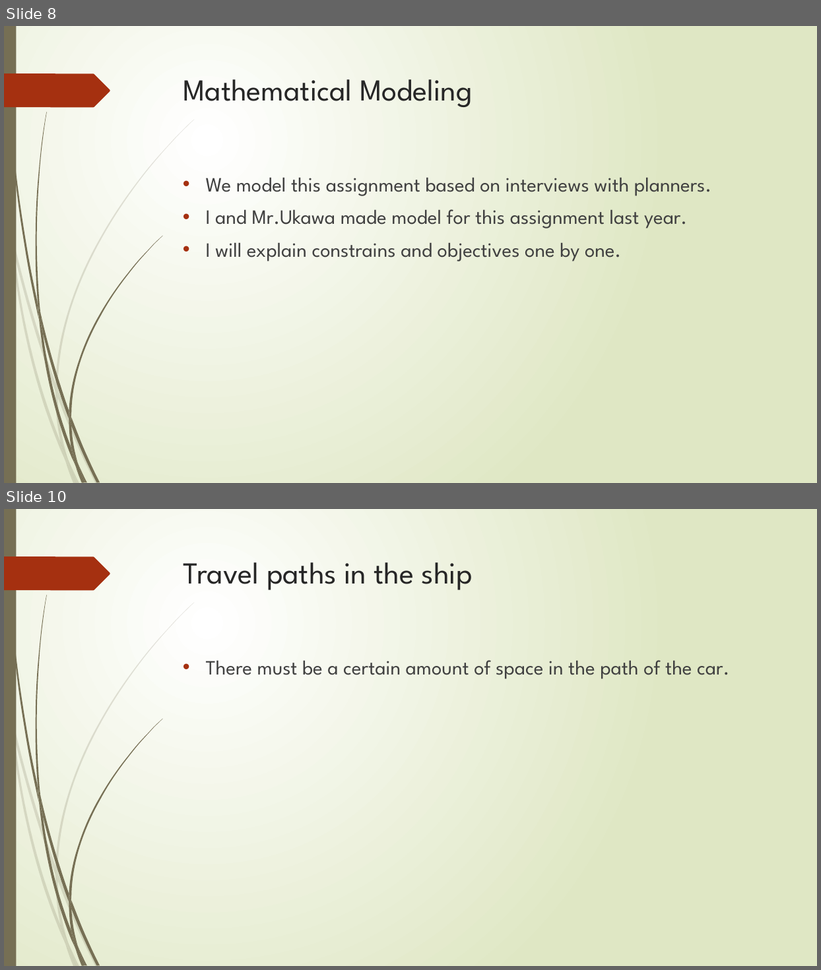
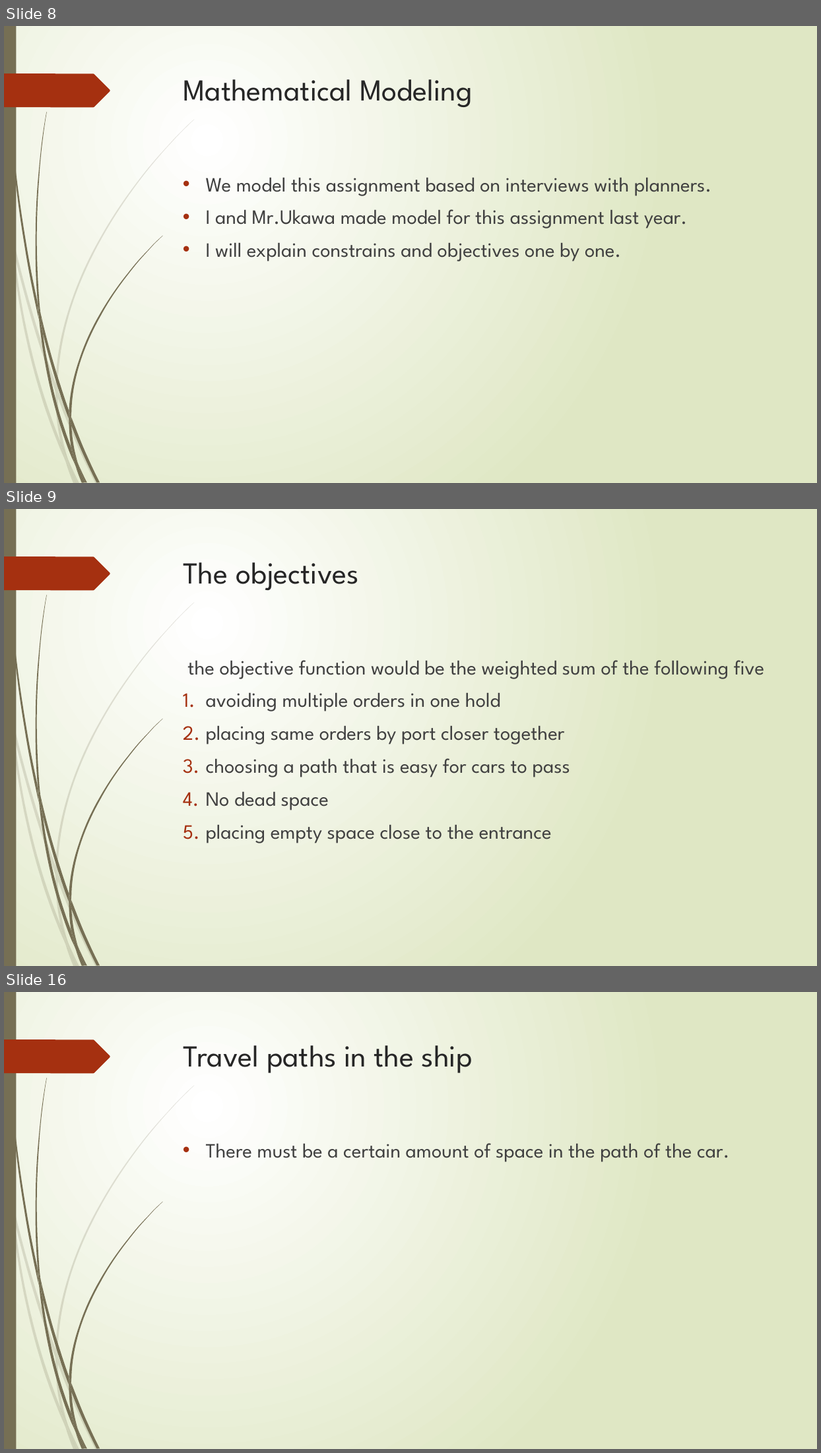
Before and after one commit to r-kurosu/kline_new, a slide deck: 中間報告.pptx. Shown one above the other, each under a label of ours: slides 8 and 10 before the commit, slides 8, 9 and 16 after it; the slides between them are not shown. The pictures are 821x970 and 821x1453 pixels, drawn with LibreOffice and Linux fonts; fonts in the diff are those of the drawing. Boxes give left, top, right and bottom in pixels: in the first picture for what was removed or moved away, otherwise in the second. Text is boxed around its words. In the diff, an @@ line names an element or a change of style, - is before the commit and + after.

```diff
--- a/中間報告.pptx
+++ b/中間報告.pptx
@@ slide 9 added at (x1=4, y1=509, x2=817, y2=966), background gradient #FFFFFF to #DFE8C4; not listed: 24 template elements that a slide beside it also shows @@
@@ title added at (x1=183, y1=562, x2=359, y2=590), 36 pt, text #262626 @@
+The objectives
@@ text added at (x1=187, y1=660, x2=764, y2=844), 24 pt, text #404040 @@
+the objective function would be the weighted sum of the following five
+1. avoiding multiple orders in one hold
+2. placing same orders by port closer together
+3. choosing a path that is easy for cars to pass
+4. No dead space
+5. placing empty space close to the entrance
@@ what was slide 10 is now slide 16 @@
```
Also in this commit, not shown: 4 slides changed, 12 other slides added.
